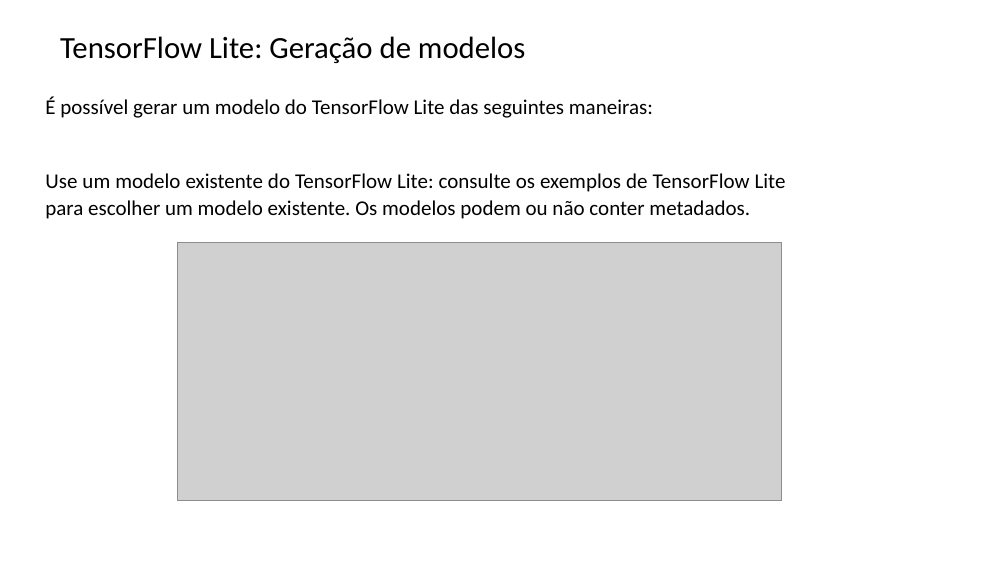
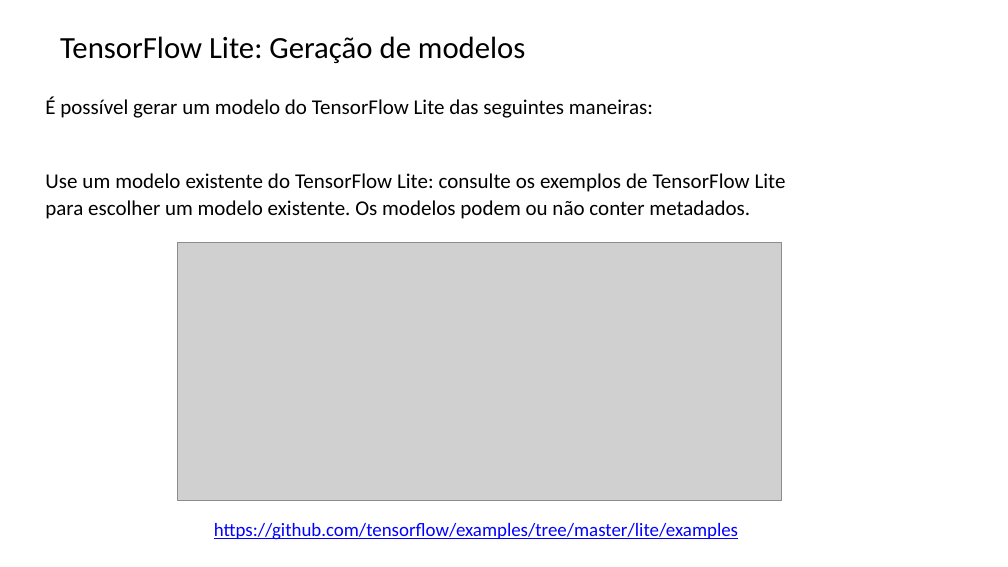
Before and after one commit to zz4fap/tp557-iot-ml, a slide deck: slide 28 of slides/TP557_14_introducao_tensorflowlite.pptx. Drawn at 1008x567 pixels with LibreOffice and Linux fonts; fonts in the diff are those of the drawing; grey boxes stand for pictures; background and template pictures are left out. Boxes give left, top, right and bottom in pixels: in the first picture for what was removed or moved away, otherwise in the second. Text is boxed around its words. In the diff, an @@ line names an element or a change of style, - is before the commit and + after.

```diff
--- a/slides/TP557_14_introducao_tensorflowlite.pptx
+++ b/slides/TP557_14_introducao_tensorflowlite.pptx
@@ text added at <box>214,523,738,540</box>, 18 pt, text #0000FF, underline @@
+https://github.com/tensorflow/examples/tree/master/lite/examples
```
Also in this commit, not shown: 7 other slides changed.
